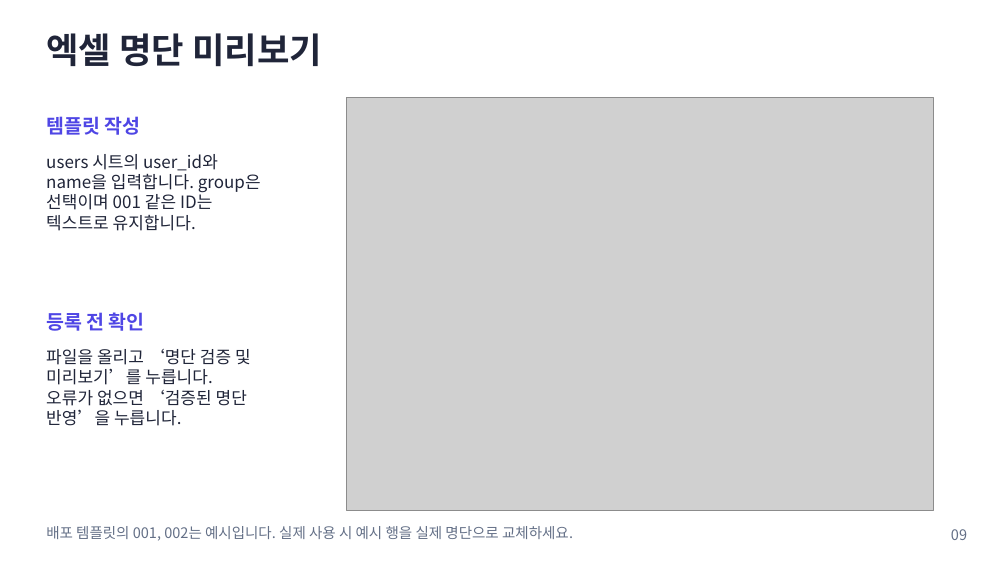
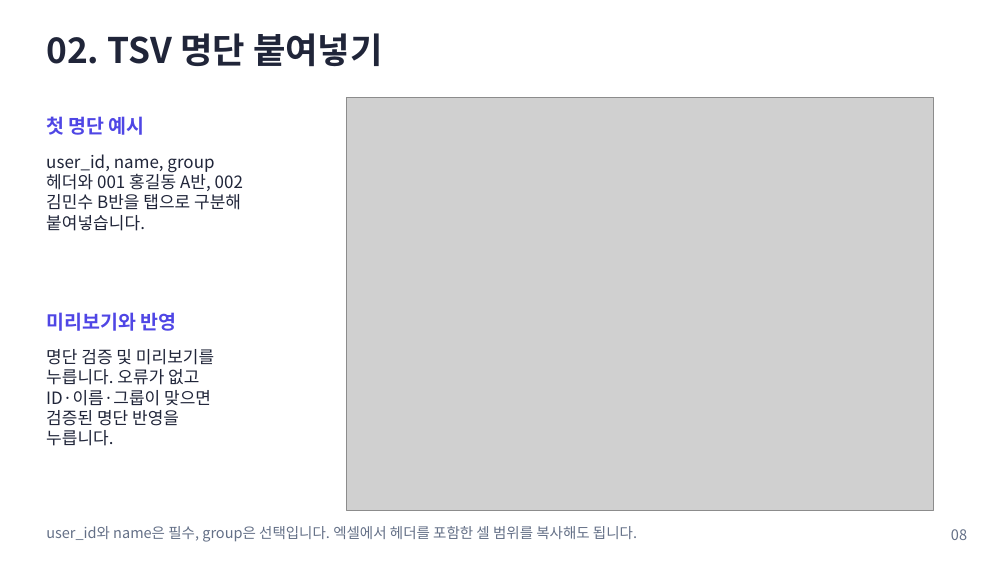
Before and after one commit to prozac0401/AssignmentHub, a slide deck: slide 8 of docs/manual/AssignmentHub_사용자_매뉴얼.pptx (slide 9 before the commit). Drawn at 1008x567 pixels with LibreOffice and Linux fonts; fonts in the diff are those of the drawing; grey boxes stand for pictures. Boxes give left, top, right and bottom in pixels: in the first picture for what was removed or moved away, otherwise in the second. Text is boxed around its words. In the diff, an @@ line names an element or a change of style, - is before the commit and + after.

```diff
--- a/docs/manual/AssignmentHub_사용자_매뉴얼.pptx
+++ b/docs/manual/AssignmentHub_사용자_매뉴얼.pptx
@@ text at bbox=[46, 33, 383, 67]: text changed @@
-엑셀 명단 미리보기
+02. TSV 명단 붙여넣기
@@ text at bbox=[46, 116, 145, 135]: text changed @@
-템플릿 작성
+첫 명단 예시
@@ text at bbox=[46, 154, 243, 231]: text changed @@
-users 시트의 user_id와
-name을 입력합니다. group은
-선택이며 001 같은 ID는
-텍스트로 유지합니다.
+user_id, name, group
+헤더와 001 홍길동 A반, 002
+김민수 B반을 탭으로 구분해
+붙여넣습니다.
@@ text at bbox=[46, 312, 176, 331]: text changed @@
-등록 전 확인
+미리보기와 반영
@@ text at bbox=[46, 349, 214, 446]: text changed @@
-파일을 올리고 ‘명단 검증 및
-미리보기’를 누릅니다.
-오류가 없으면 ‘검증된 명단
-반영’을 누릅니다.
+명단 검증 및 미리보기를
+누릅니다. 오류가 없고
+ID·이름·그룹이 맞으면
+검증된 명단 반영을
+누릅니다.
@@ text at bbox=[46, 526, 637, 542]: text changed @@
-배포 템플릿의 001, 002는 예시입니다. 실제 사용 시 예시 행을 실제 명단으로 교체하세요.
+user_id와 name은 필수, group은 선택입니다. 엑셀에서 헤더를 포함한 셀 범위를 복사해도 됩니다.
@@ text at bbox=[951, 529, 967, 540]: text changed @@
-09
+08
```
Also in this commit, not shown: 25 other slides changed, 9 slides added, 1 slide removed, 54 other files.
